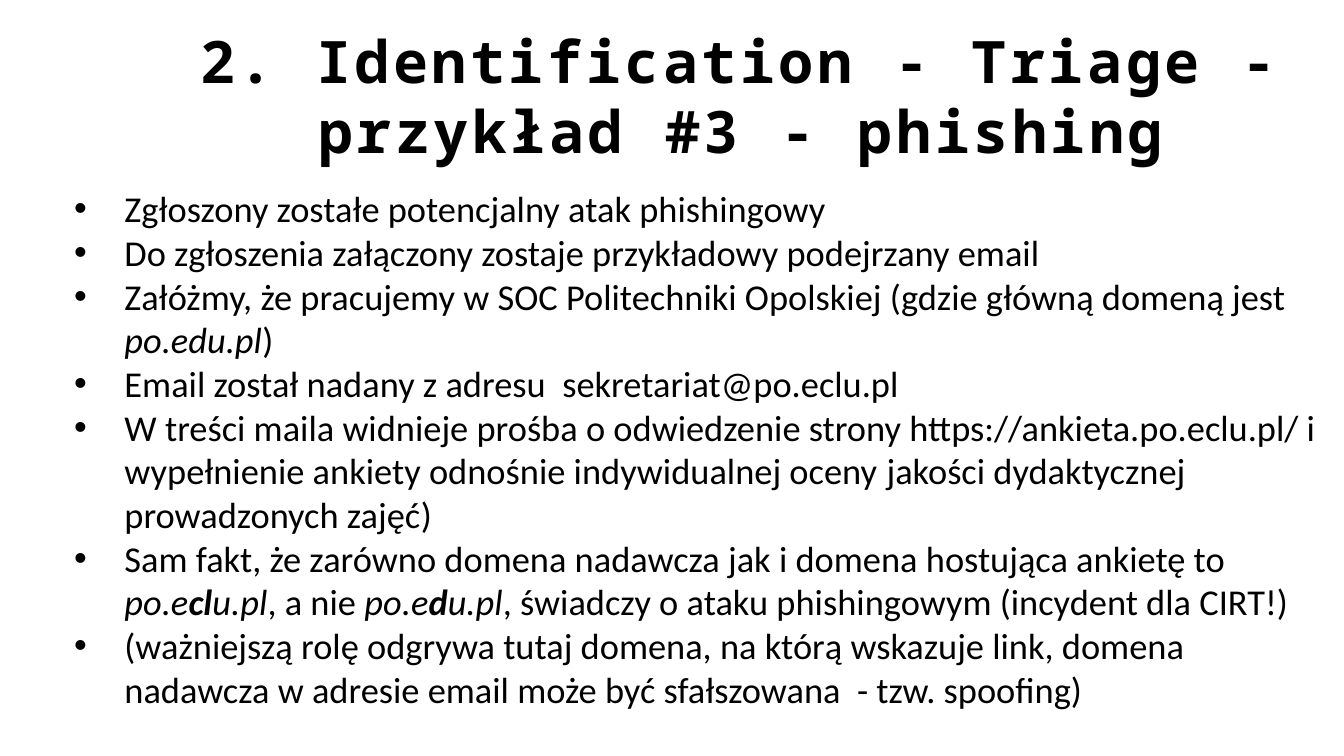
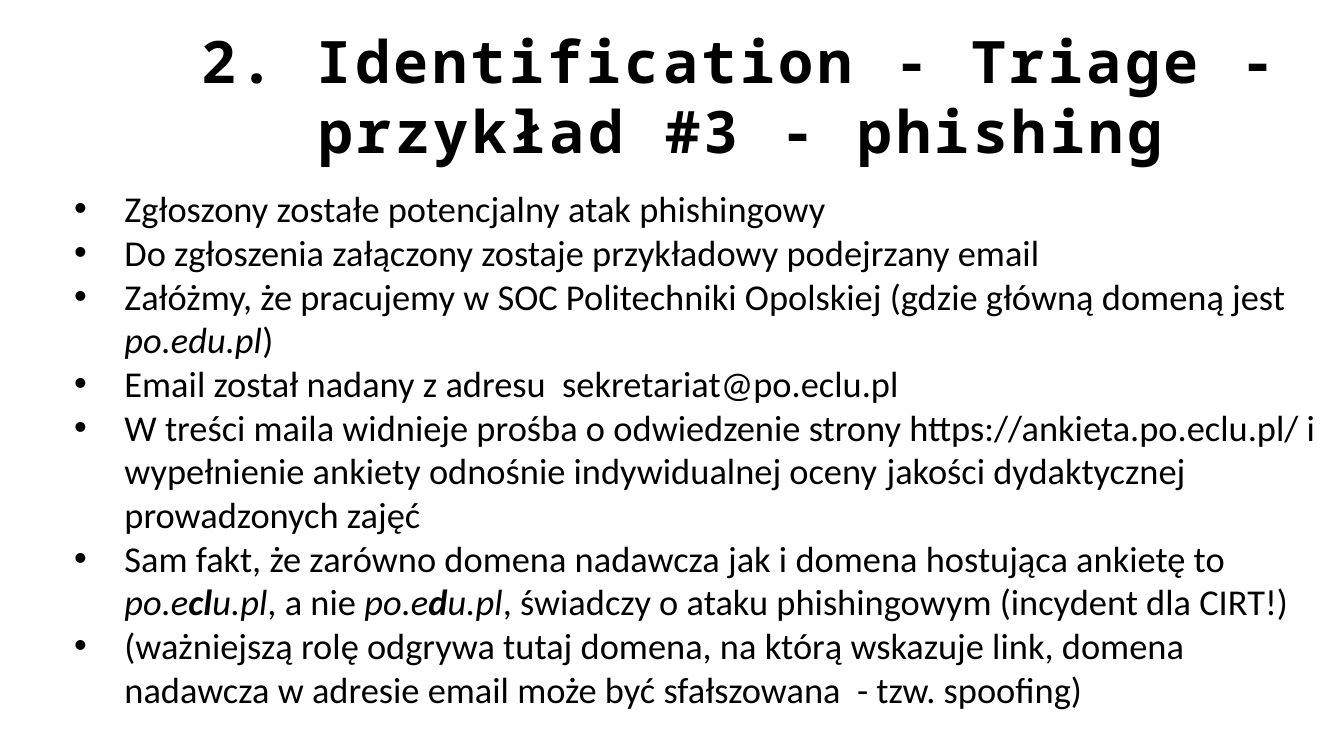
Before and after one commit to ewilded/DFIR, a slide deck: slide 22 of 6_Reagowanie_na_incydenty.pptx. Drawn at 1344x756 pixels with LibreOffice and Linux fonts; fonts in the diff are those of the drawing. Boxes give left, top, right and bottom in pixels: in the first picture for what was removed or moved away, otherwise in the second. Text is boxed around its words. In the diff, an @@ line names an element or a change of style, - is before the commit and + after.

```diff
--- a/6_Reagowanie_na_incydenty.pptx
+++ b/6_Reagowanie_na_incydenty.pptx
@@ text at [124,415,1315,535]: text changed @@
-• W treści maila widnieje prośba o odwiedzenie strony https://ankieta.po.eclu.pl/ i wypełnienie ankiety odnośnie indywidualnej oceny jakości dydaktycznej prowadzonych zajęć)
+• W treści maila widnieje prośba o odwiedzenie strony https://ankieta.po.eclu.pl/ i wypełnienie ankiety odnośnie indywidualnej oceny jakości dydaktycznej prowadzonych zajęć
```
Also in this commit, not shown: 17 other slides changed, 4 other files.
